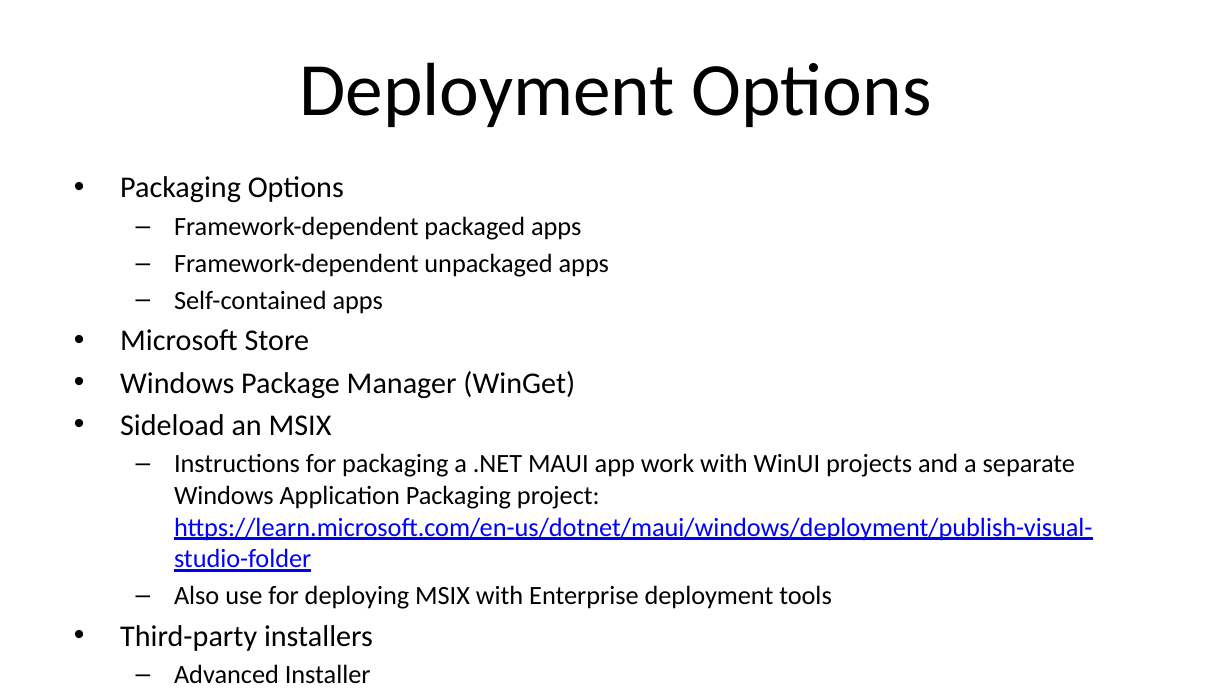
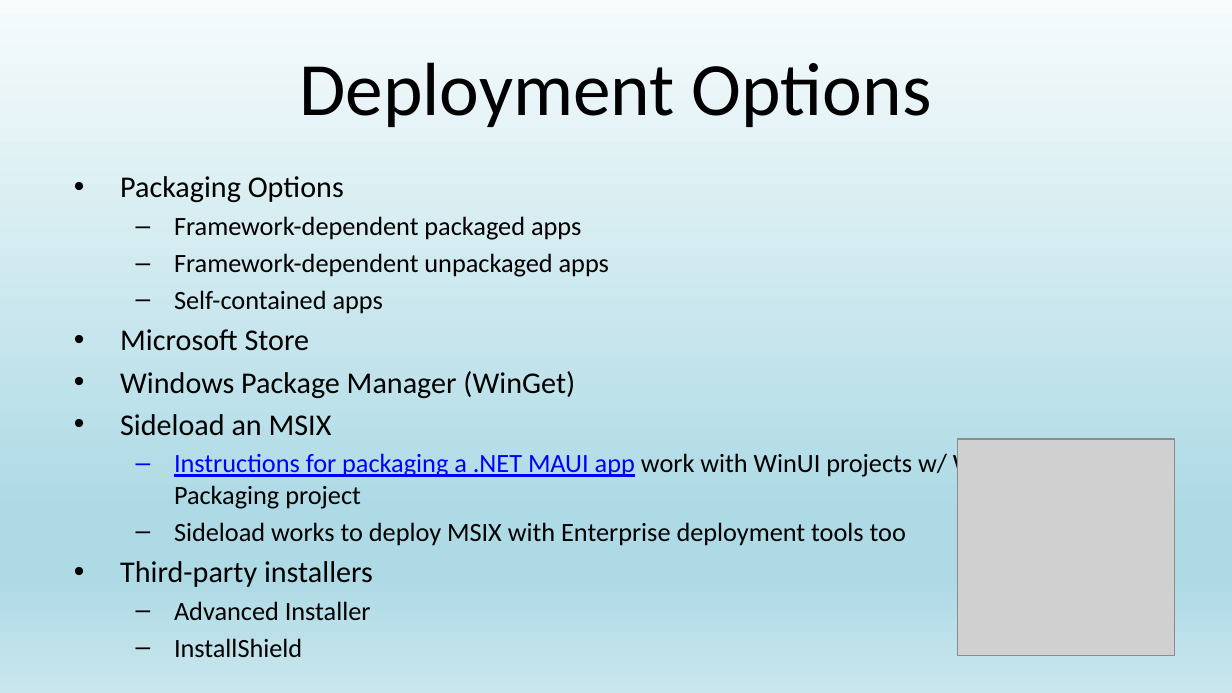
Before and after one commit to alvinashcraft/speaking, a slide deck: slide 10 of 2025/0311_VSLiveLasVegas/Getting Started with WinUI/VSLive Vegas 25 - Getting Started with WinUI.pptx. Drawn at 1232x693 pixels with LibreOffice and Linux fonts; fonts in the diff are those of the drawing; grey boxes stand for pictures; background and template pictures are left out. Boxes give left, top, right and bottom in pixels: in the first picture for what was removed or moved away, otherwise in the second. Text is boxed around its words. In the diff, an @@ line names an element or a change of style, - is before the commit and + after.

Commit message:
Update slide design and links for VSLive Vegas

```diff
--- a/2025/0311_VSLiveLasVegas/Getting Started with WinUI/VSLive Vegas 25 - Getting Started with WinUI.pptx
+++ b/2025/0311_VSLiveLasVegas/Getting Started with WinUI/VSLive Vegas 25 - Getting Started with WinUI.pptx
@@ background picture (left out) to gradient #F6FBFC to #AEDAE5 to #C9E6EE @@
@@ picture added at (x1=957, y1=439, x2=1174, y2=655) @@
@@ text at (x1=174, y1=451, x2=1053, y2=546): text changed @@
-  – Instructions for packaging a .NET MAUI app work with WinUI projects and a separate Windows Application Packaging project: https://learn.microsoft.com/en-us/dotnet/maui/windows/deployment/publish-visual-studio-folder
-  – Also use for deploying MSIX with Enterprise deployment tools
+  – Instructions for packaging a .NET MAUI app work with WinUI projects w/ Windows App Packaging project
+  – Sideload works to deploy MSIX with Enterprise deployment tools too
```
Also in this commit, not shown: 12 other slides changed, 5 other files.
